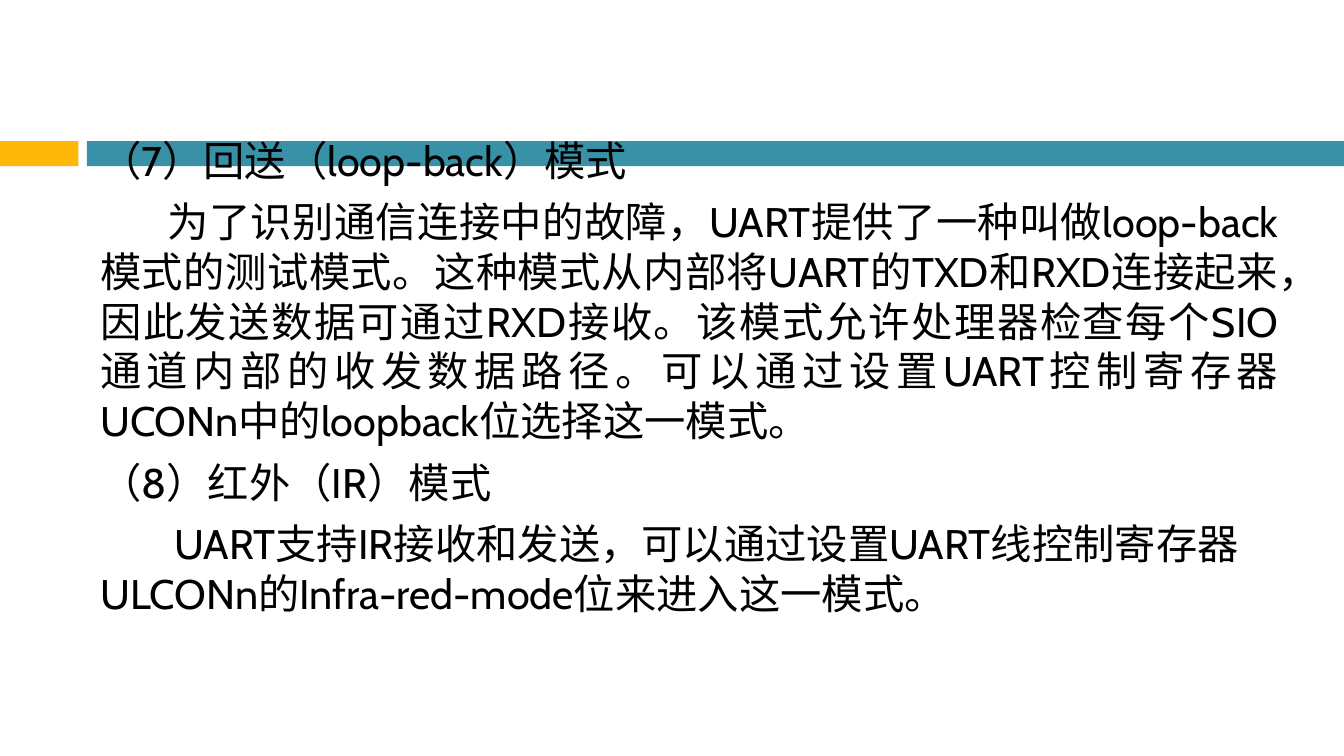
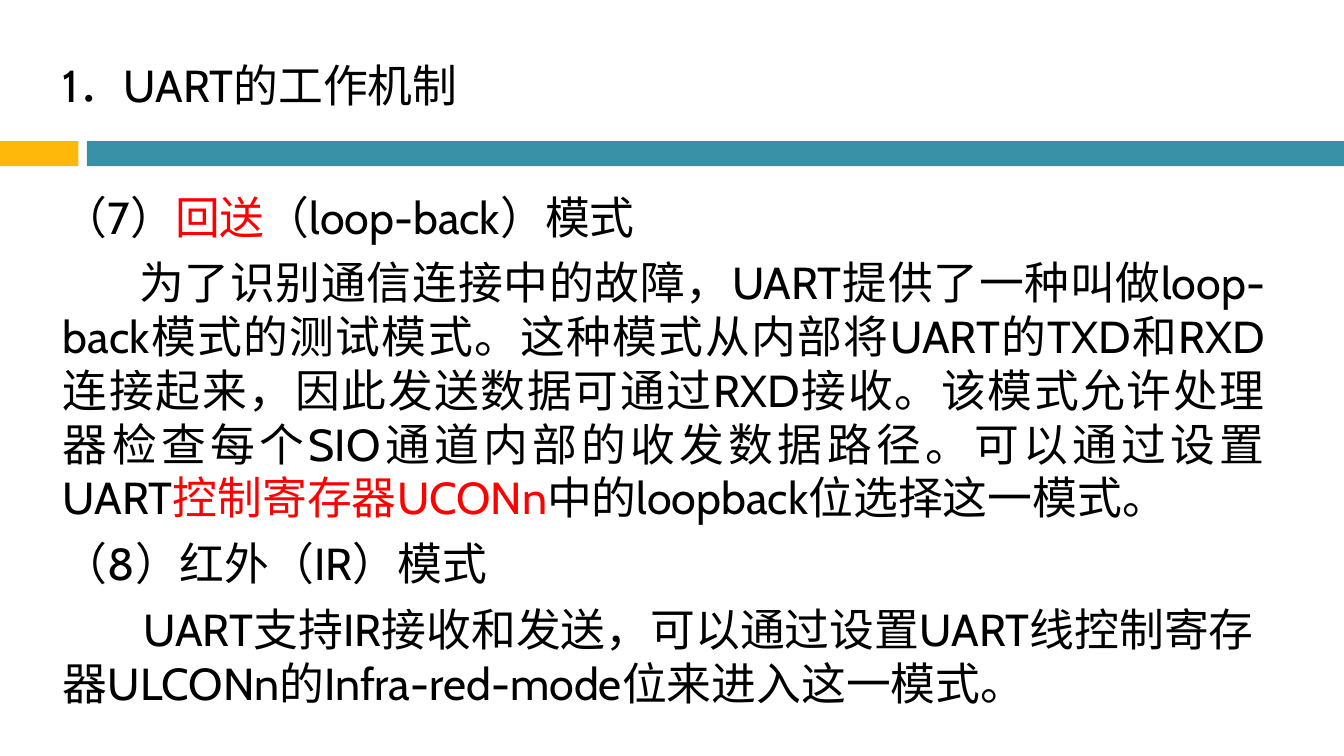
Before and after one commit to Chencao0928/ARM, a slide deck: slide 78 of 第6章 基于S3C2410的硬件结构与接口编程/第6章 基于S3C2410的硬件结构与接口编程.pptx. Drawn at 1344x756 pixels with LibreOffice and Linux fonts; fonts in the diff are those of the drawing; background and template pictures are left out. Boxes give left, top, right and bottom in pixels: in the first picture for what was removed or moved away, otherwise in the second. Text is boxed around its words. In the diff, an @@ line names an element or a change of style, - is before the commit and + after.

```diff
--- a/第6章 基于S3C2410的硬件结构与接口编程/第6章 基于S3C2410的硬件结构与接口编程.pptx
+++ b/第6章 基于S3C2410的硬件结构与接口编程/第6章 基于S3C2410的硬件结构与接口编程.pptx
@@ text "1．UART的工作机制": place and size @@
-text "1．UART的工作机制" at (100, 134, 1319, 613)
+text "1．UART的工作机制" at (63, 64, 1265, 704)
@@ text at (63, 64, 458, 106): paragraph added @@
+1．UART的工作机制
@@ text at (63, 195, 1265, 704): size 29.5 to 32 pt; text colour #000000 to #FF0000 in "（7）回送（loop-back）模式", "为了识别通信连接中的故障，UART提供了一种叫做loop-back模式的测试模式。这种模式从内部将UART的TXD和RX ..." @@
```
Also in this commit, not shown: 40 other slides changed, 1 slide added, 1 slide removed.
